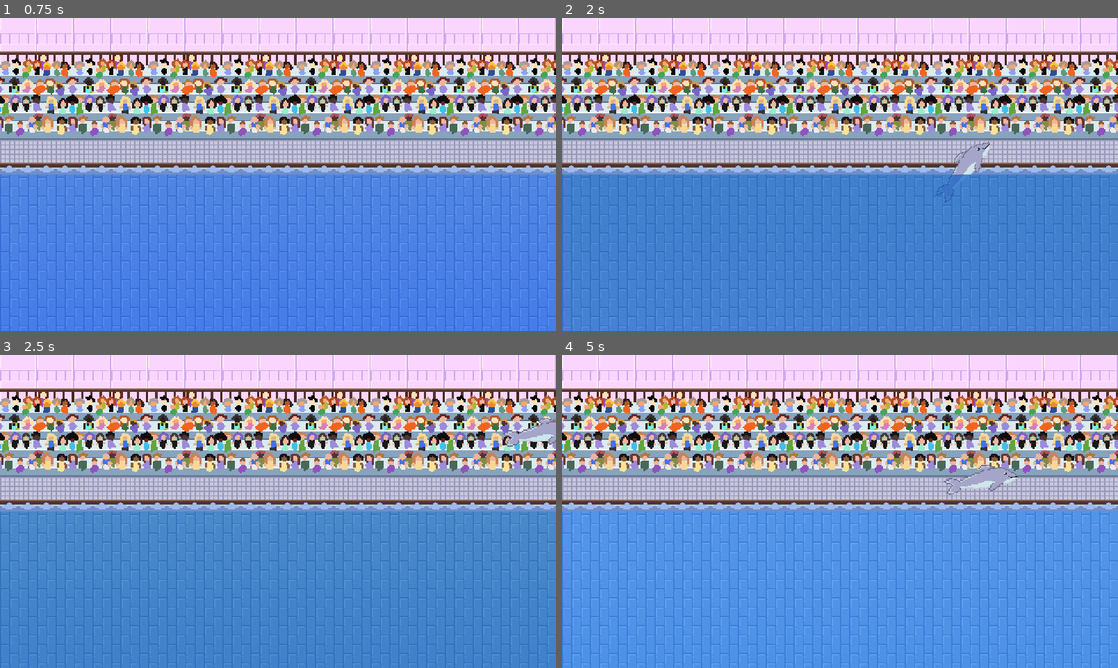
Above: before the commit, frames 1-4 (two rows, left to right).
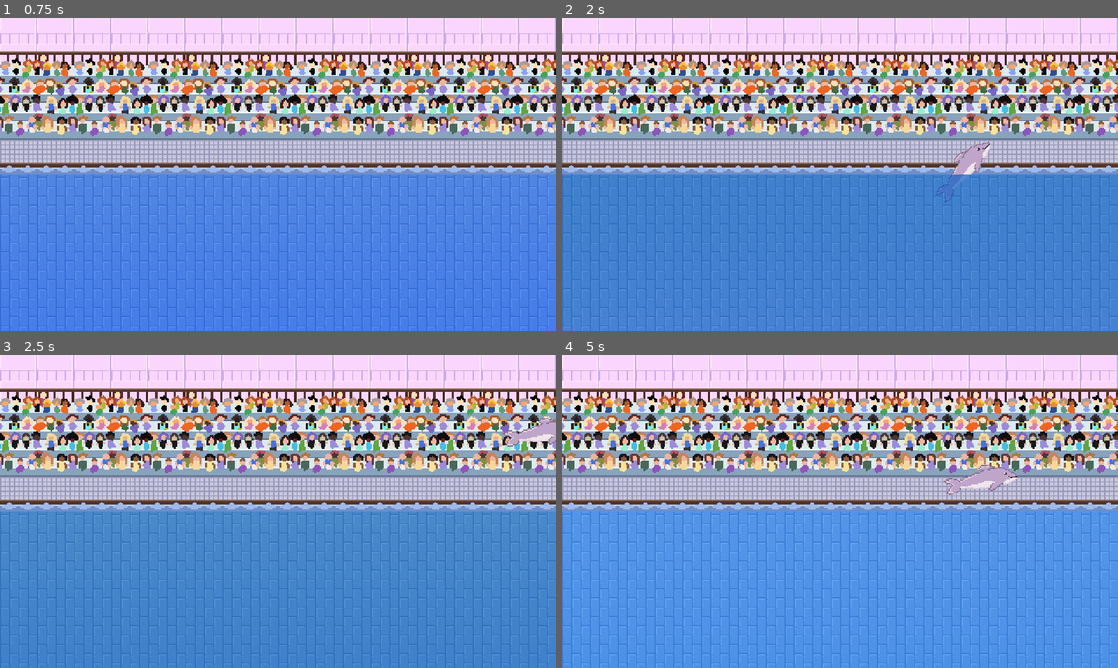
Above: after the commit, the same moments.

Repository: Kugelpanzer/GGJ-2024
Game: Godot game, scene res://Main.tscn
Two runs of this game, one before a commit and one after it. Both use one fixed random seed, a clock stepped at 60 frames per second and the inputs below.
Inputs (mouse positions are in pixels of both pictures, inside the frame that each line leads up to):
- Up to frame 1 (0.75 s): click "Start" at 0.5 s
- Up to frame 2 (2 s): move the mouse to (962, 158) at 1.27 s
- Up to frame 3 (2.5 s): move the mouse to (166, 527) at 2.02 s
- Up to frame 4 (5 s): move the mouse to (895, 442) at 2.77 s; tap Enter at 3.5 s; move the mouse to (812, 574) at 3.52 s; move the mouse to (1006, 558) at 4.27 s

Frame 1 is identical in both runs. In frame 2, 0.4% of the frame differs, in the area x 70-77%, y 40-50%; in frame 3, 0.4%; in frame 4, 0.5%, in the area x 69-82%, y 35-45%.

Commit message:
hoop z index

Diff:
--- a/Dolphin.tscn
+++ b/Dolphin.tscn
@@ -23,7 +23,6 @@
 script = ExtResource("1")
 
 [node name="AnimatedSprite2D" type="AnimatedSprite2D" parent="."]
-modulate = Color(0.862745, 1, 1, 1)
 position = Vector2(-20, -2)
 scale = Vector2(4.804, 4)
 sprite_frames = SubResource("1")
--- a/HoopTest.tscn
+++ b/HoopTest.tscn
@@ -52,6 +52,7 @@
 script = ExtResource("5_yml24")
 
 [node name="Back" type="Sprite2D" parent="."]
+z_index = 8
 scale = Vector2(4, 4)
 texture = ExtResource("6_fcj0k")
 
